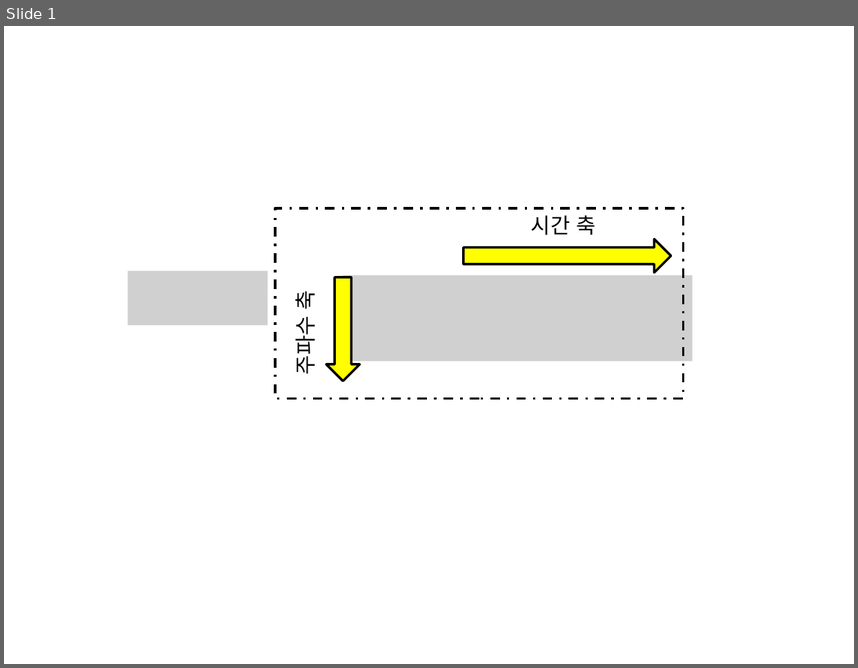
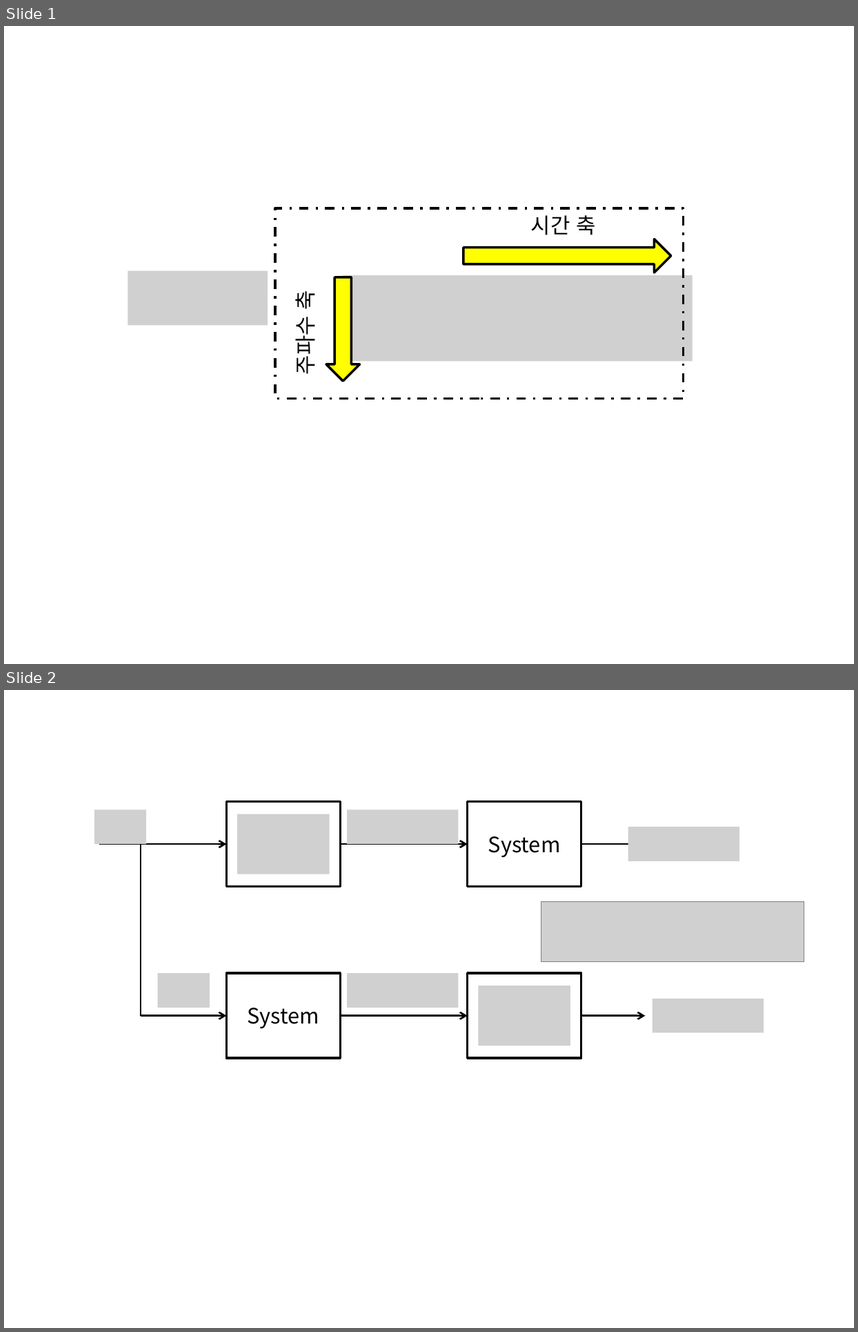
Before and after one commit to answeredbyablemind/answeredbyablemind.github.io, a slide deck: pics/2022-01-11-LTI_system/pics.pptx. Shown one above the other, each under a label of ours: slide 1 before the commit, slides 1 and 2 after it. The pictures are 858x668 and 858x1332 pixels, drawn with LibreOffice and Linux fonts; fonts in the diff are those of the drawing; grey boxes stand for pictures. Boxes give left, top, right and bottom in pixels: in the first picture for what was removed or moved away, otherwise in the second. Text is boxed around its words. In the diff, an @@ line names an element or a change of style, - is before the commit and + after.

```diff
--- a/pics/2022-01-11-LTI_system/pics.pptx
+++ b/pics/2022-01-11-LTI_system/pics.pptx
@@ slide 2 added at (4,690,854,1328), background #FFFFFF @@
@@ picture added at (94,810,146,844) @@
@@ rectangle added at (227,801,341,887), fill #FFFFFF, outline #000000 2 pt @@
@@ picture added at (346,810,458,844) @@
@@ rectangle added at (467,801,582,887), fill #FFFFFF, outline #000000 2 pt @@
@@ picture added at (238,814,330,874) @@
@@ picture added at (628,827,740,861) @@
@@ arrow added from (99, 844) to (227, 844), #000000 1.5 pt @@
@@ line added from (141, 844) to (141, 1016), #000000 1.5 pt @@
@@ arrow added from (341, 844) to (467, 844), #000000 1.5 pt @@
@@ text added at (488,836,561,857), 18 pt, text #000000 @@
+System
@@ arrow added from (582, 844) to (645, 844), #000000 1.5 pt @@
@@ picture added at (542,902,804,962) @@
@@ picture added at (158,973,210,1007) @@
@@ rectangle added at (227,973,341,1058), fill #FFFFFF, outline #000000 2 pt @@
@@ picture added at (346,973,458,1007) @@
@@ rectangle added at (467,973,582,1058), fill #FFFFFF, outline #000000 2 pt @@
@@ picture added at (478,986,570,1046) @@
@@ picture added at (653,998,764,1032) @@
@@ arrow added from (141, 1016) to (227, 1016), #000000 1.5 pt @@
@@ text added at (247,1007,319,1028), 18 pt, text #000000 @@
+System
@@ arrow added from (341, 1016) to (467, 1016), #000000 1.5 pt @@
@@ arrow added from (582, 1016) to (645, 1016), #000000 1.5 pt @@
```
Also in this commit, not shown: 1 other slide added, 3 other files.
